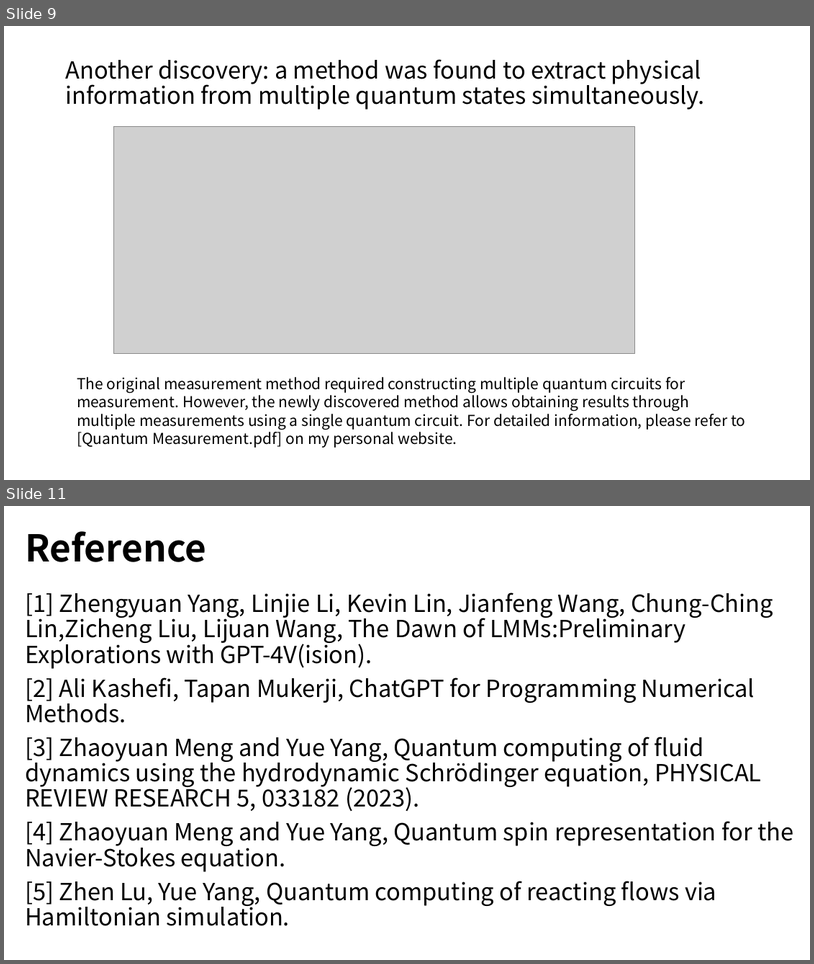
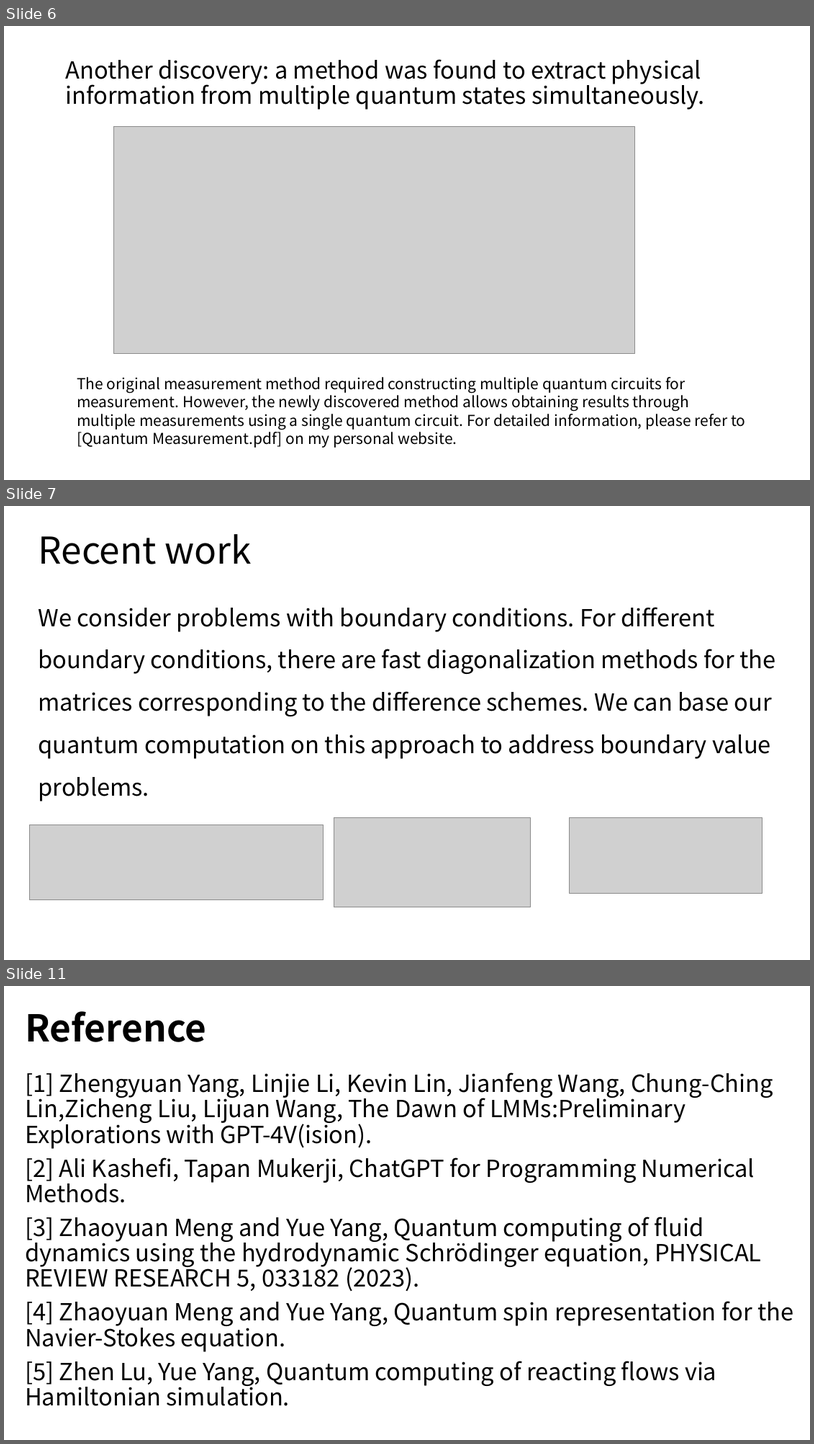
Before and after one commit to yangziang03/yangziang03.github.io, a slide deck: mypaper/thesis/Research2.pptx. Shown one above the other, each under a label of ours: slides 9 and 11 before the commit, slides 6, 7 and 11 after it; the slides between them are not shown. The pictures are 814x964 and 814x1444 pixels, drawn with LibreOffice and Linux fonts; fonts in the diff are those of the drawing; grey boxes stand for pictures. Boxes give left, top, right and bottom in pixels: in the first picture for what was removed or moved away, otherwise in the second. Text is boxed around its words. In the diff, an @@ line names an element or a change of style, - is before the commit and + after.

```diff
--- a/mypaper/thesis/Research2.pptx
+++ b/mypaper/thesis/Research2.pptx
@@ slide 7 added at [4,506,810,960], background #FFFFFF @@
@@ title added at [39,534,252,564], 44 pt, text #000000 @@
+Recent work
@@ text added at [39,607,776,801], 28 pt, text #000000 @@
+We consider problems with boundary conditions. For different boundary conditions, there are fast diagonalization methods for the matrices corresponding to the difference schemes. We can base our quantum computation on this approach to address boundary value problems.
@@ picture added at [29,825,323,900] @@
@@ picture added at [334,818,531,907] @@
@@ picture added at [570,818,763,893] @@
@@ what was slide 9 is now slide 6 @@
```
Also in this commit, not shown: 2 slides changed, 4 other slides added, 5 slides removed, 1 other file.
